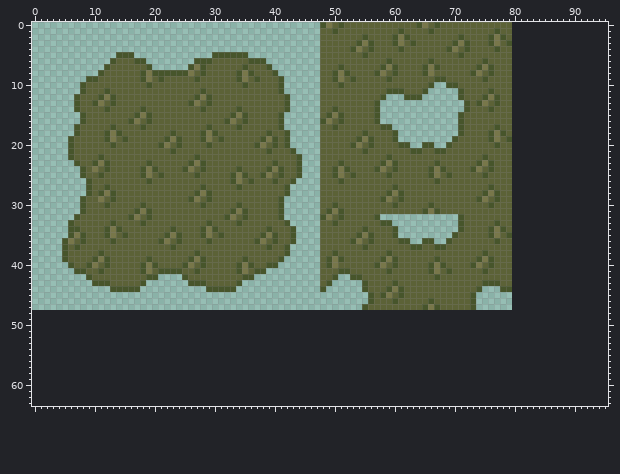
Sprite sheet, stored at src/game/sprites/data/grass.png. The picture above was drawn from the file before the commit.
The file is 80x48 pixels. The old version is drawn lined up with the new one, on the new canvas.
And afterwards:
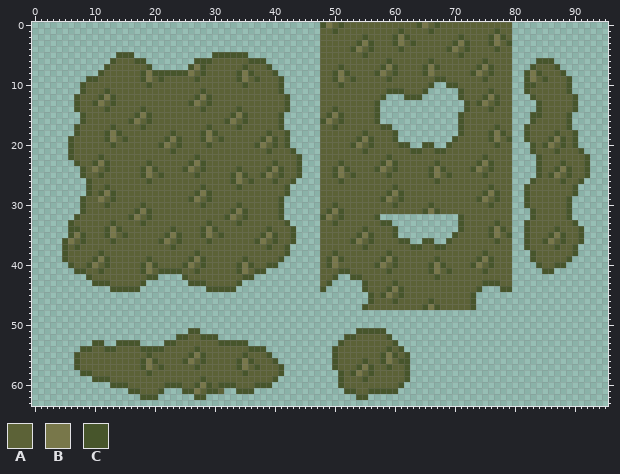
Palette (. is transparent): A #5c6237  B #78774a  C #47552b
From the commit log: Additional grass tiles and rules
Edits made:
canvas 80x48 -> 96x64
Changed rows in their new state; - is an unchanged pixel.
first column x 82:
 6 --CCC------
 7 -CAAAC-----
 8 CBCAAAC----
 9 CBACAAAC---
10 CCAAAAAC---
11 CAAAAAAC---
12 -CAAAAAAC--
13 --CAAAAAC--
14 --CAAAAAC--
15 -CCAAAAC---
16 -CAAAAAC---
17 CAAAAAAC---
18 CAAAACAAC--
19 CAAACBCAC--
20 -CACBACAC--
21 -CAAACAAAC-
22 --CAAAAAAAC
23 --CAAACAAAC
24 --CAACBCAAC
25 --CACBACAAC
26 -CAAAACAAC-
27 CAAAAAAAC--
28 CAAAAAAAC--
29 CAAAAAAC---
30 CAAAAAAC---
31 -CAAAAAC---
32 -CAAAAAC---
33 CAAAAAAAC--
34 CAAAACAAAC-
35 CAAACBCAAC-
36 CAACBACAAC-
37 CAAAACAAC--
38 -CAAAAAAC--
39 -CAAAAAC---
40 --CAACC----
41 ---CC------
first column x 7:
51 -------------------CC--------------------------CCCCC----
52 -----------------CCAACCC---------------------CCAAAAAC---
53 ---CC--CCCC----CCAAAAAAACCCCC---------------CAAAAAAAAC--
54 -CCAACCAAAACCCCAAAAACAAAAAAAACCC-----------CAAAAAAAACAC-
55 CAAAAAAAAAAACAAAAAACBCAAAAAACAAAC----------CAAAAAAACBCAC
56 CAAAAAAAAAACBCAAAACBACAAAAACBCAAAC---------CAAAACAACBACC
57 CAAAAAAAAAACBACAAAAACAAAAAACBACAAAC--------CAAACBCAACAAC
58 -CCAAAAAAAAACAAAAAAAAAAAAAAACAAAAAC---------CACBACAAAAAC
59 ---CCCAAAAAAAAAAAAAAACAAAAAAAAAAAC----------CAAACAAAAAAC
60 ------CCCAAAAAACCCAACBCACCCAAACCC-----------CAAAAAAAAAC-
61 ---------CCAAAC---CCBACCA--CCC---------------CCAACCCCC--
62 -----------CCC------CC-------------------------CC-------
Boxes around the changes in both pictures, in picture pixels (x1, y1, x2, y2):
added: (524, 58, 590, 274)
added: (74, 328, 284, 400)
added: (332, 328, 410, 400)
